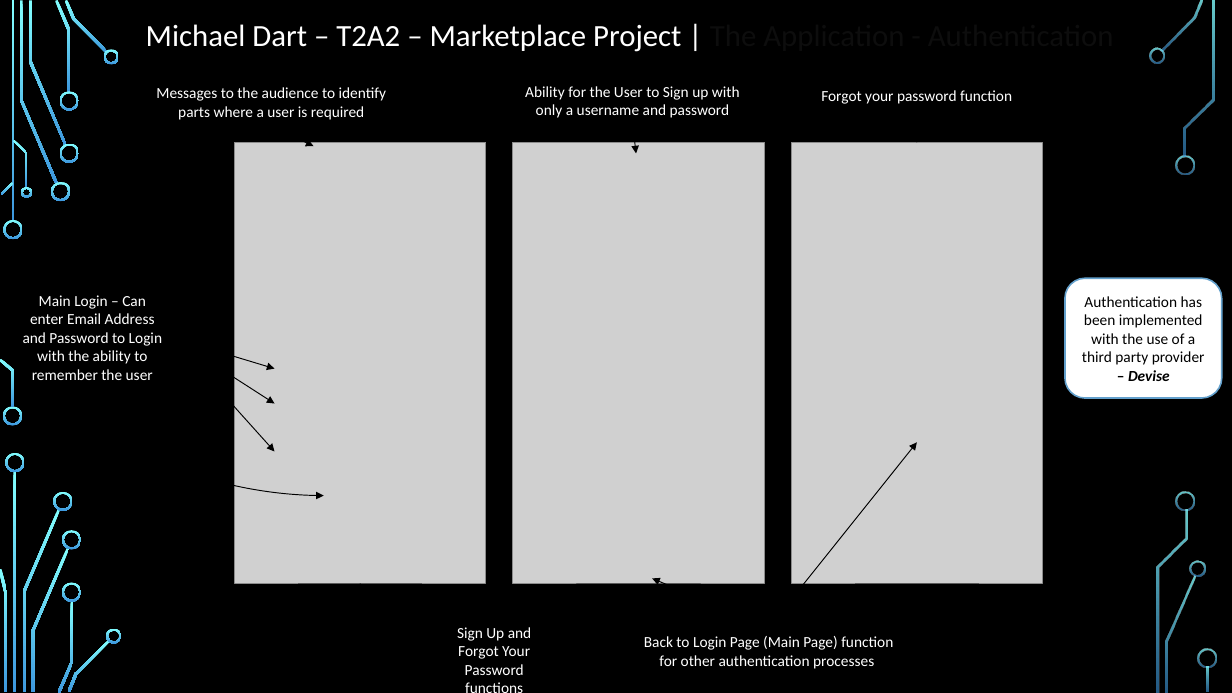
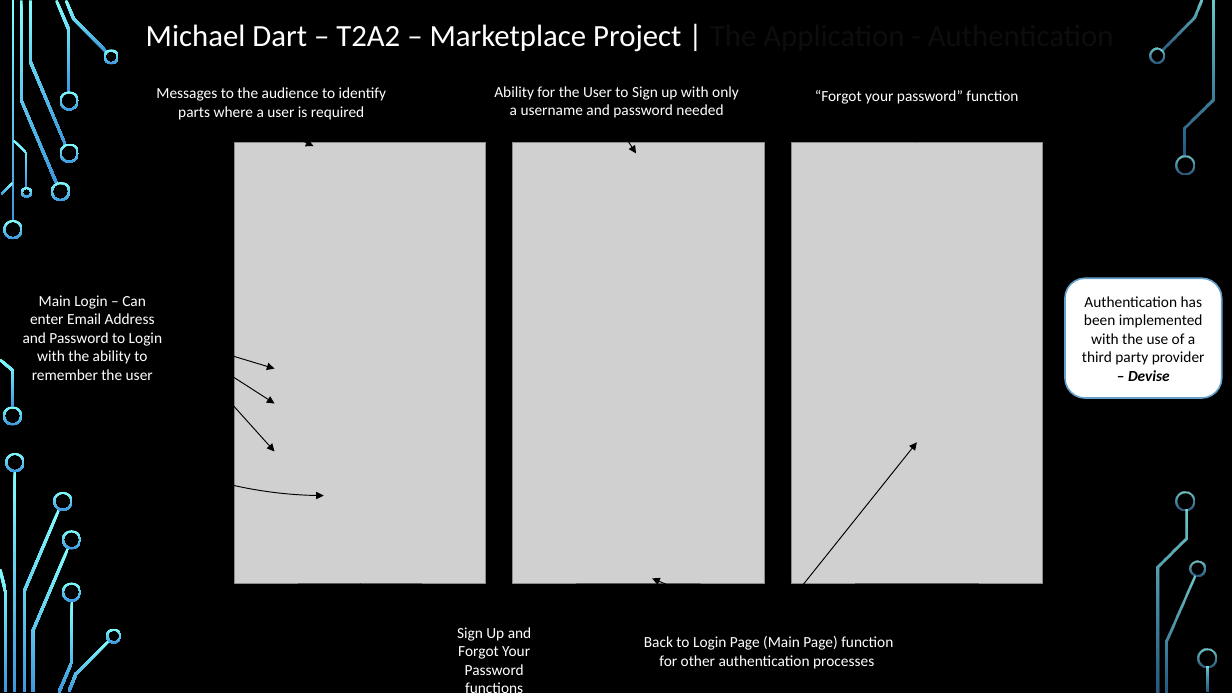
Before and after one commit to mdart86/Two_Sided_Marketplace_Project, a slide deck: slide 6 of ppt/MichaelDart_T2A2_Slidedeck.pptx. Drawn at 1232x693 pixels with LibreOffice and Linux fonts; fonts in the diff are those of the drawing; grey boxes stand for pictures; background and template pictures are left out. Boxes give left, top, right and bottom in pixels: in the first picture for what was removed or moved away, otherwise in the second. Text is boxed around its words. In the diff, an @@ line names an element or a change of style, - is before the commit and + after.

```diff
--- a/ppt/MichaelDart_T2A2_Slidedeck.pptx
+++ b/ppt/MichaelDart_T2A2_Slidedeck.pptx
@@ text at (x1=494, y1=86, x2=739, y2=118): text changed @@
-Ability for the User to Sign up with only a username and password
+Ability for the User to Sign up with only a username and password needed
@@ text at (x1=815, y1=90, x2=1018, y2=104): text changed @@
-Forgot your password function
+“Forgot your password” function
@@ arrow moved from (633, 124) - (636, 153) to (617, 124) - (636, 153) @@
```
Also in this commit, not shown: 6 other slides changed.
